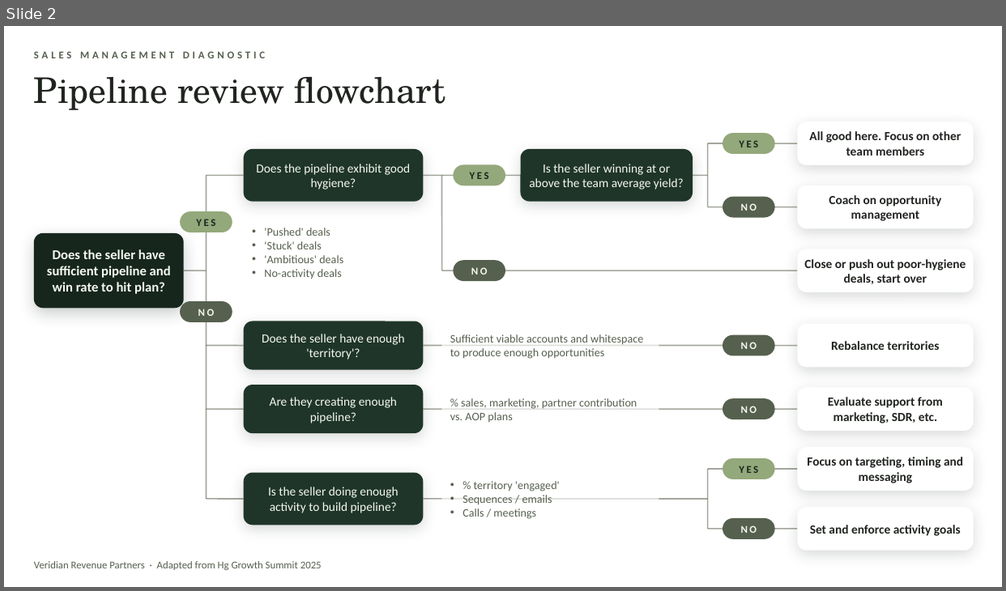
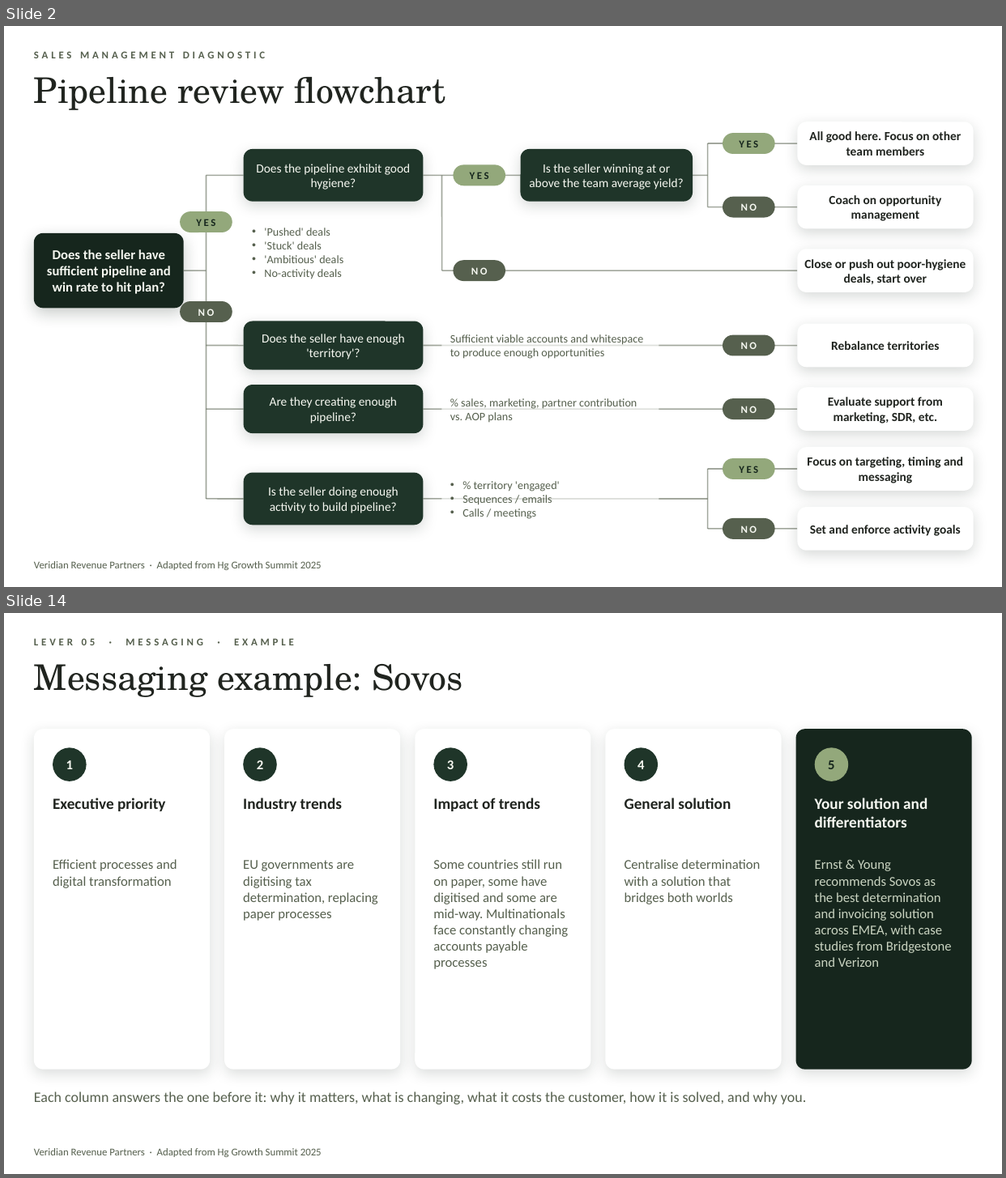
Before and after one commit to PaulPrice1982/Personal-, a slide deck: growth-summit-2025/Revenue_Frameworks_Deck.pptx. Shown one above the other, each under a label of ours: slide 2 before the commit, slides 2 and 14 after it; the slides between them are not shown. The pictures are 1006x591 and 1006x1178 pixels, drawn with LibreOffice and Linux fonts; fonts in the diff are those of the drawing; background and template pictures are left out. Boxes give left, top, right and bottom in pixels: in the first picture for what was removed or moved away, otherwise in the second. Text is boxed around its words. In the diff, an @@ line names an element or a change of style, - is before the commit and + after.

```diff
--- a/growth-summit-2025/Revenue_Frameworks_Deck.pptx
+++ b/growth-summit-2025/Revenue_Frameworks_Deck.pptx
@@ slide 14 added at [4,613,1002,1174], background picture (left out) @@
@@ text added at [34,638,294,645], 10 pt, text #56604E, bold @@
+LEVER 05 · MESSAGING · EXAMPLE
@@ title added at [34,664,463,697], 34 pt, text #20241F @@
+Messaging example: Sovos
@@ rounded rectangle added at [34,729,210,1070], fill #FFFFFF @@
@@ rounded rectangle added at [224,729,400,1070], fill #FFFFFF @@
@@ rounded rectangle added at [415,729,591,1070], fill #FFFFFF @@
@@ rounded rectangle added at [606,729,782,1070], fill #FFFFFF @@
@@ rounded rectangle added at [796,729,972,1070], fill #16261D @@
@@ ellipse added at [53,747,87,781], fill #1F3529, 13 pt, text #F5F7F0, bold @@
+1
@@ ellipse added at [243,747,276,781], fill #1F3529, 13 pt, text #F5F7F0, bold @@
+2
@@ ellipse added at [434,747,467,781], fill #1F3529, 13 pt, text #F5F7F0, bold @@
+3
@@ ellipse added at [624,747,658,781], fill #1F3529, 13 pt, text #F5F7F0, bold @@
+4
@@ ellipse added at [815,747,849,781], fill #93A87B, 13 pt, text #16261D, bold @@
+5
@@ text added at [53,798,166,811], 15 pt, text #20241F, bold @@
+Executive priority
@@ text added at [243,798,342,811], 15 pt, text #20241F, bold @@
+Industry trends
@@ text added at [433,798,540,811], 15 pt, text #20241F, bold @@
+Impact of trends
@@ text added at [624,798,731,809], 15 pt, text #20241F, bold @@
+General solution
@@ text added at [815,798,927,828], 15 pt, text #F5F7F0, bold @@
+Your solution and differentiators
@@ text added at [53,859,177,888], 13 pt, text #56604E @@
+Efficient processes and digital transformation
@@ text added at [243,860,378,921], 13 pt, text #56604E @@
+EU governments are digitising tax determination, replacing paper processes
@@ text added at [433,859,569,969], 13 pt, text #56604E @@
+Some countries still run on paper, some have digitised and some are mid-way. Multinationals face constantly changing accounts payable processes
@@ text added at [624,859,760,905], 13 pt, text #56604E @@
+Centralise determination with a solution that bridges both worlds
@@ text added at [815,860,952,967], 13 pt, text #C9D3C0 @@
+Ernst & Young recommends Sovos as the best determination and invoicing solution across EMEA, with case studies from Bridgestone and Verizon
@@ text added at [34,1092,806,1105], 14 pt, text #56604E @@
+Each column answers the one before it: why it matters, what is changing, what it costs the customer, how it is solved, and why you.
@@ text added at [34,1148,322,1157], 10 pt, text #56604E @@
+Veridian Revenue Partners · Adapted from Hg Growth Summit 2025
```
Also in this commit, not shown: 7 other slides changed, 40 other slides added.
